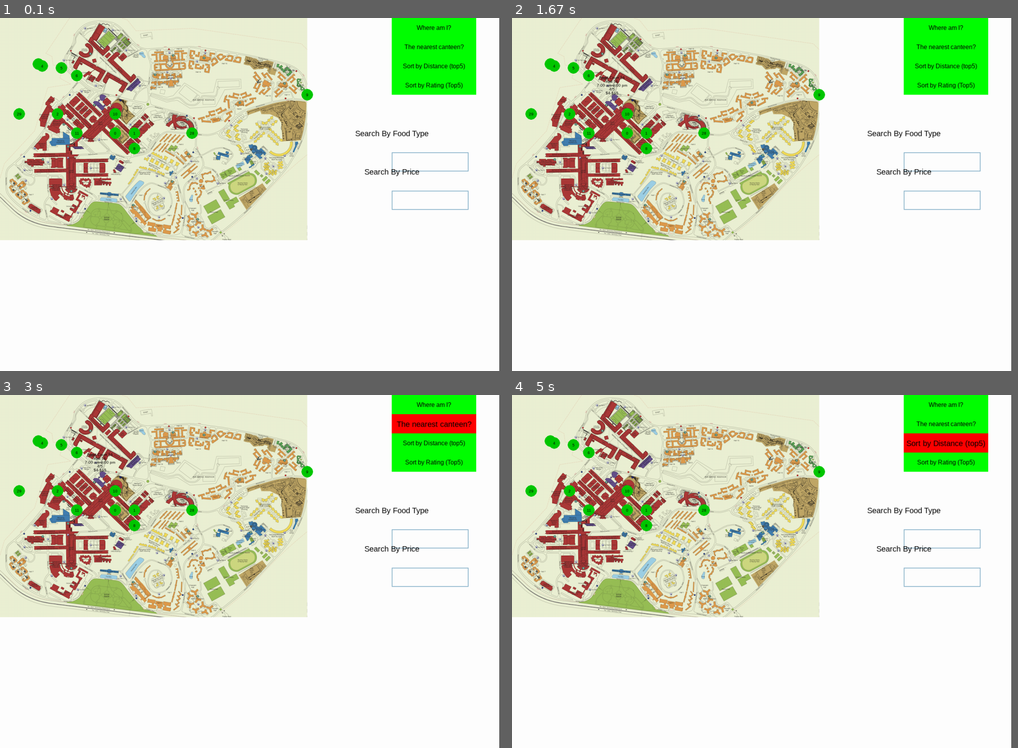
Above: before the commit, frames 1-4 (two rows, left to right).
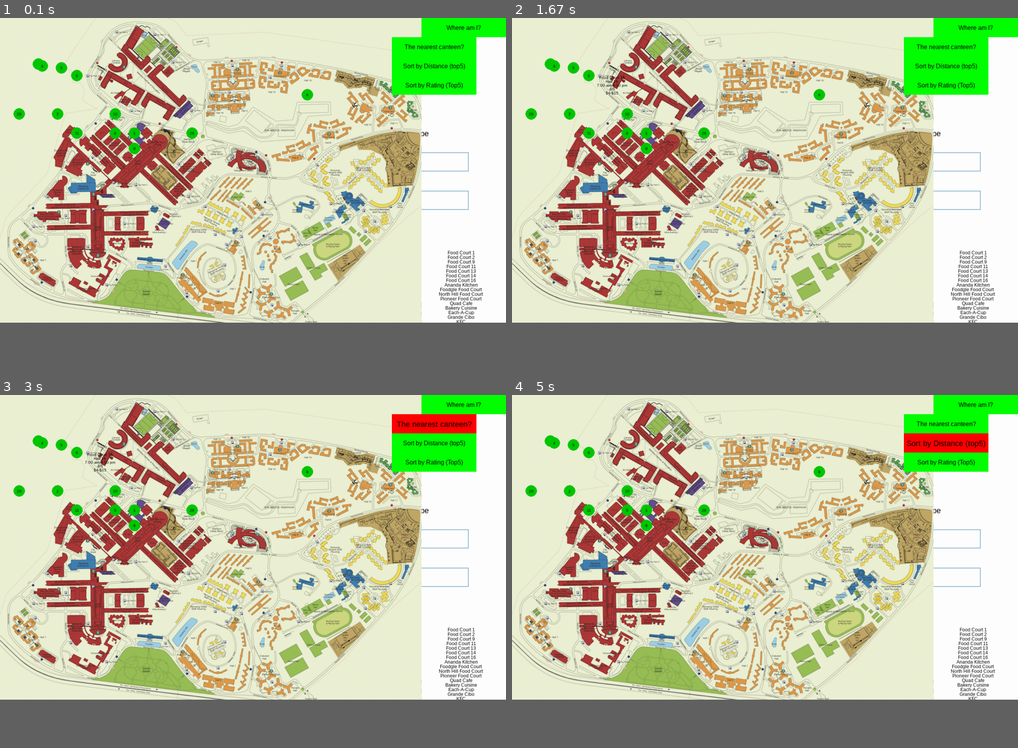
Above: after the commit, the same moments.

Repository: flint-xf-fan/CZ1003
Game: pygame game, started from app.py
Same seed, same stepped clock (60 frames per second), same inputs: the game is played once before the commit and once after it.
Inputs (mouse positions are in pixels of both pictures, inside the frame that each line leads up to):
- Up to frame 1 (0.1 s): no input
- Up to frame 2 (1.67 s): click (926, 162) at 0.38 s; tap Enter at 0.67 s; click (608, 123) at 1.05 s; click "6" at 1.38 s
- Up to frame 3 (3 s): click "Where am I?" at 1.72 s; click (227, 627) at 2.05 s; click "The nearest canteen?" at 2.88 s
- Up to frame 4 (5 s): click (896, 522) at 3.22 s; click (921, 539) at 3.55 s; click (871, 493) at 3.88 s; click "Sort by Distance (top5)" at 4.72 s
In our replay, the window is 888x628 before the commit and 900x542 after it. These sizes can differ from the game's own. Grey fills any space a smaller window leaves; there, only what the larger window draws over its background counts as a difference.

The runs differ from the first frame. In frame 1, 53% of the frame differs, in the area x 0-100%, y 0-87%; in frame 2, 53%; in frame 3, 53%; in frame 4, 53%.

Commit message:
UI modified

Diff:
--- a/app.py
+++ b/app.py
@@ -3,11 +3,13 @@
 import math
 import pandas as pd
 
-from canteen_class import Canteen, InputBox, userInput
+# import * from utils
+
+from canteen_class import Canteen, InputBox, userInput_food, userInput_price
 
 ##### application configuration #####
 FPS = 60
-SIZE = (1300, 920)
+SIZE = (1317, 794)
 BLACK = (0, 0, 0)
 WHITE = (255, 255, 255)
 GREEN = (0, 255, 0)
@@ -189,7 +191,7 @@
     map_y = 0
 
     # button to ask user to select location on the map
-    button_getUserPos_coords = [1020, 0, 220, 50]
+    button_getUserPos_coords = [1097, 0, 220, 50]
     button_getUserPos = pygame.Rect(button_getUserPos_coords[0], button_getUserPos_coords[1], button_getUserPos_coords[2], button_getUserPos_coords[3])
 
     # button to get the nearest canteen
@@ -207,11 +209,11 @@
     ## box input
     label_foodType_coords = [1020, 300, 220, 30]
     box_foodType_coords = [1020, 350, 220, 50]
-    box_foodType = InputBox(box_foodType_coords[0],box_foodType_coords[1],box_foodType_coords[2],box_foodType_coords[3])
+    box_foodType = InputBox(box_foodType_coords[0],box_foodType_coords[1],box_foodType_coords[2],box_foodType_coords[3], userInput_food)
 
     label_price_coords = [1020, 400, 220, 30]
     box_price_coords = [1020, 450, 220, 50]
-    box_price = InputBox(box_price_coords[0],box_price_coords[1],box_price_coords[2],box_price_coords[3])
+    box_price = InputBox(box_price_coords[0],box_price_coords[1],box_price_coords[2],box_price_coords[3], userInput_price)
     # Loop until the user clicks the close button.
     done = False
     dt = pygame.time.Clock().tick(FPS) / 1000
@@ -276,11 +278,16 @@
 
 
         ### user input after entern is pressed comes here
-        if userInput:
-            userInput_str = userInput[0]
+        if userInput_food:
+            userInput_str = userInput_food[0]
             print(search_foodType(userInput_str, canteens_list))
-            _ = userInput.pop()
-
+            _ = userInput_food.pop()
+
+        if userInput_price:
+            userInput_str = userInput_price[0]
+            print('price search box tested')
+            # print(search_foodType(userInput_str, canteens_list))
+            _ = userInput_price.pop()
 
         ##### drawing code goes here #####
 
@@ -302,6 +309,12 @@
         screen.blit(map_img, (map_x, map_y))
         ### draw canteens on the map ###
         canteen_buttons = draw_canteens(screen, canteens_list)
+
+        i = 1
+        for canteen_test in canteens_list:
+            draw_text(screen, (1200, 600+i*12), canteen_test.name, 12)
+            i += 1
+
         ### show canteens information after user clicked the button/circle
         if 'canteen_pressed_id' in locals():
             id_temp = canteen_pressed_id
--- a/canteen_class.py
+++ b/canteen_class.py
@@ -18,13 +18,16 @@
 COLOR_ACTIVE = pg.Color('dodgerblue2')
 FONT = pg.font.Font(None, 32)
 
-userInput = []
+userInput_food = []
+userInput_price = []
+
 class InputBox(object):
 
-    def __init__(self, x, y, w, h, text=''):
+    def __init__(self, x, y, w, h, ls, text=''):
         self.rect = pg.Rect(x, y, w, h)
         self.color = COLOR_INACTIVE
         self.text = text
+        self.input_list = ls
         self.txt_surface = FONT.render(text, True, self.color)
         self.active = False
 
@@ -41,9 +44,9 @@
         if event.type == pg.KEYDOWN:
             if self.active:
                 if event.key == pg.K_RETURN:
-                    print(self.rect)
+                    # print(self.rect)
                     # print(self.text)
-                    userInput.append(self.text)
+                    self.input_list.append(self.text)
                     self.text = ''
                 elif event.key == pg.K_BACKSPACE:
                     self.text = self.text[:-1]
Binary file changed: assets/NTUCampus.png
